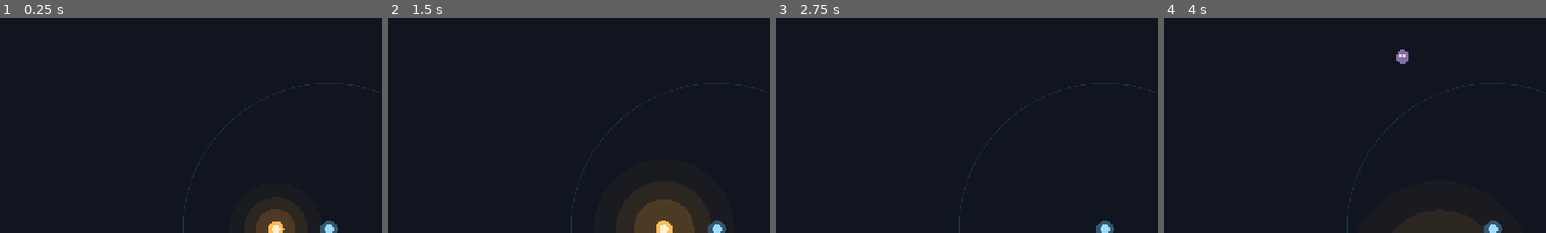
Above: before the commit, frames 1-4 (left to right).
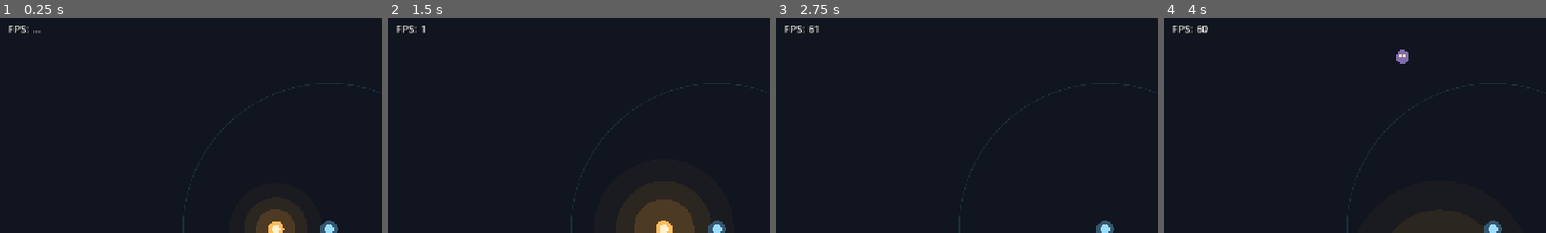
Above: after the commit, the same moments.

Repository: pelletiermaxime/little-last-light
Game: Godot game, scene res://main.tscn
The game is run twice, just before and just after one commit, with the same random seed, the same clock (stepped at 60 frames per second) and the same inputs.
Inputs (mouse positions are % of the whole screen's width and height, from its top left):
- Up to frame 1 (0.25 s): no input
- Up to frame 2 (1.5 s): click "Start run (Enter)" at 0.5 s; tap Enter (start_run) at 1.25 s; move the mouse to (72, 45) at 1.27 s; hold Space (cycle_brightness) from 1.28 s (still down); hold B (build_turret) from 1.28 s (still down); click (72, 45) at 1.42 s
- Up to frame 3 (2.75 s): tap Enter (start_run) at 2, 2.1 s; move the mouse to (30, 55) at 2.02 s; release Space (cycle_brightness) at 2.03 s; release B (build_turret) at 2.03 s; hold S (move_down) from 2.03 s (still down); click (30, 55) at 2.17 s
- Up to frame 4 (4 s): move the mouse to (60, 28) at 2.77 s; release S (move_down) at 2.78 s; hold Space (cycle_brightness) 2.78-3.53 s; hold B (build_turret) 2.78-3.53 s; click (60, 28) at 2.92 s; tap Enter (start_run) at 3.5, 3.6 s; move the mouse to (45, 70) at 3.52 s; hold W (move_up) from 3.53 s (still down); click (45, 70) at 3.67 s
The pictures show only the part of the screen within x 0-50%, y 1-51%; the shares and areas given below are measured in that part.

The runs differ from the first frame. In frame 1, 0.1% of the frame differs, in the area x 2-11%, y 3-8%; in frame 2, 0.2%; in frame 3, 0.2%; in frame 4, 0.2%, in the area x 2-12%, y 3-8%.

Commit message:
Add FPS counter visible during preparation and runs

Diff:
--- /dev/null
+++ b/fps_counter.gd
@@ -0,0 +1,13 @@
+extends Label
+
+# Keep diagnostics independent of the run: visible in preparation and combat.
+var refresh_elapsed: float = 0.0
+
+
+func _process(delta: float) -> void:
+	refresh_elapsed += delta
+	if refresh_elapsed < 1.0:
+		return
+	refresh_elapsed = 0.0
+	# Refresh once per second so the counter stays readable and inexpensive.
+	text = "FPS: %d" % Engine.get_frames_per_second()
--- a/main.tscn
+++ b/main.tscn
@@ -4,6 +4,7 @@
 [ext_resource type="Script" uid="uid://b2bk4an1dwj4l" path="res://lantern.gd" id="1_ig7tw"]
 [ext_resource type="PackedScene" path="res://turret.tscn" id="3_turret"]
 [ext_resource type="Script" path="res://build_controller.gd" id="4_build"]
+[ext_resource type="Script" path="res://fps_counter.gd" id="5_fps"]
 
 [node name="Main" type="Node2D" unique_id=49982640]
 script = ExtResource("1_h2yge")
@@ -16,3 +17,18 @@
 
 [node name="BuildController" type="Node2D" parent="."]
 script = ExtResource("4_build")
+
+[node name="Diagnostics" type="CanvasLayer" parent="."]
+layer = 10
+
+[node name="FPS" type="Label" parent="Diagnostics"]
+offset_left = 12.0
+offset_top = 10.0
+mouse_filter = 2
+theme_override_colors/font_color = Color(1, 1, 1, 1)
+theme_override_colors/font_shadow_color = Color(0, 0, 0, 1)
+theme_override_constants/shadow_offset_x = 1
+theme_override_constants/shadow_offset_y = 1
+theme_override_font_sizes/font_size = 16
+text = "FPS: …"
+script = ExtResource("5_fps")
Not shown, added: fps_counter.gd.uid
